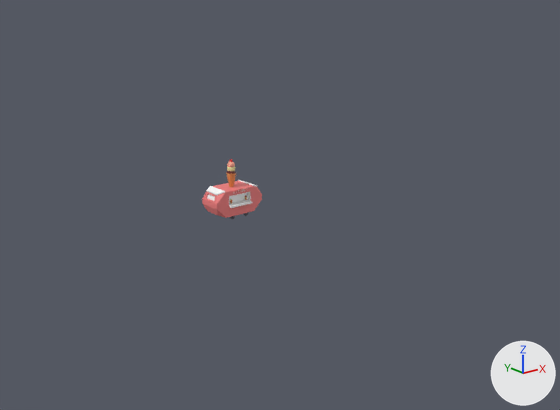
One commit to the Blender file MODELING/blender/placed/icecream.blend: the scene before it, then after it.
The view is the same before and after, from a 50 mm lens placed at (-156.1, -223.8, 87.7), pointed at (11.7, -14.1, 3.9). The axes (+X, +Y, +Z) are drawn at lower right. The lights are the same throughout. Mesh edges are drawn as thin lines on the coarser meshes.

Before the edit, the objects in view are built like this:
```python
me_cube_004 = bpy.data.meshes.new('Cube.004')
me_cube_004.from_pydata(...)  # 10664 vertices, 10395 faces; spans x -2.63..2.63, y -1.53..1.26, z -1.5..4.03
me_cube_004.materials.append(mat_material_001)  # picture img_palette_png
ob_cube = bpy.data.objects.new('Cube', me_cube_004)
ob_cube.location = (0.0, -0.8, 4.8)
ob_cube.scale = (3.8, 3.8, 3.8)
```
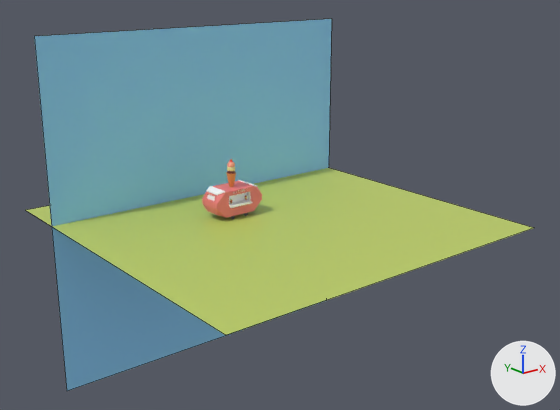
Edits to the scene script, one JSON object a line:
```json
{"op": "add", "block": "img_palette_png_001", "code": ["img_palette_png_001 = load_image('palette.png.001', '../palette.png', 246, 308, 'sRGB')"]}
{"op": "add", "block": "mat_material_002", "code": ["mat_material_002 = principled_material('Material.002')", "mat_material_002.texture = img_palette_png_001"]}
{"op": "add", "block": "mat_material", "code": ["mat_material = principled_material('Material')", "mat_material.texture = img_palette_png"]}
{"op": "add", "block": "me_plane_001", "code": ["me_plane_001 = bpy.data.meshes.new('Plane.001')", "me_plane_001.from_pydata(...)  # 4 vertices, 1 face; spans x -1.0..1.0, y -1.0..1.0, z 0.0", "me_plane_001.materials.append(mat_material_002)  # picture img_palette_png_001"]}
{"op": "add", "block": "me_plane", "code": ["me_plane = bpy.data.meshes.new('Plane')", "me_plane.from_pydata(...)  # 4 vertices, 1 face; spans x -1.0..1.0, y -1.0..1.0, z 0.0", "me_plane.materials.append(mat_material)  # picture img_palette_png"]}
{"op": "add", "block": "ob_plane_001", "code": ["ob_plane_001 = bpy.data.objects.new('Plane.001', me_plane_001)", "ob_plane_001.location = (8.2, 28.2, -0.9)", "ob_plane_001.rotation_euler = (1.571, 0.0, 0.0)  # degrees (90, 0, 0)", "ob_plane_001.scale = (-65.5, -65.5, -65.5)"]}
{"op": "add", "block": "ob_plane", "code": ["ob_plane = bpy.data.objects.new('Plane', me_plane)", "ob_plane.location = (8.2, -13.2, -0.9)", "ob_plane.scale = (-65.5, -65.5, -65.5)"]}
```

Changed parts and their boxes [x1, y1, x2, y2] in the pictures (560 x 410 px):
```json
{"object": "Plane.001", "change": "added", "after": [34, 19, 332, 391], "on screen": "cyan"}
{"object": "Plane", "change": "added", "after": [26, 168, 533, 335], "on screen": "green"}
```
